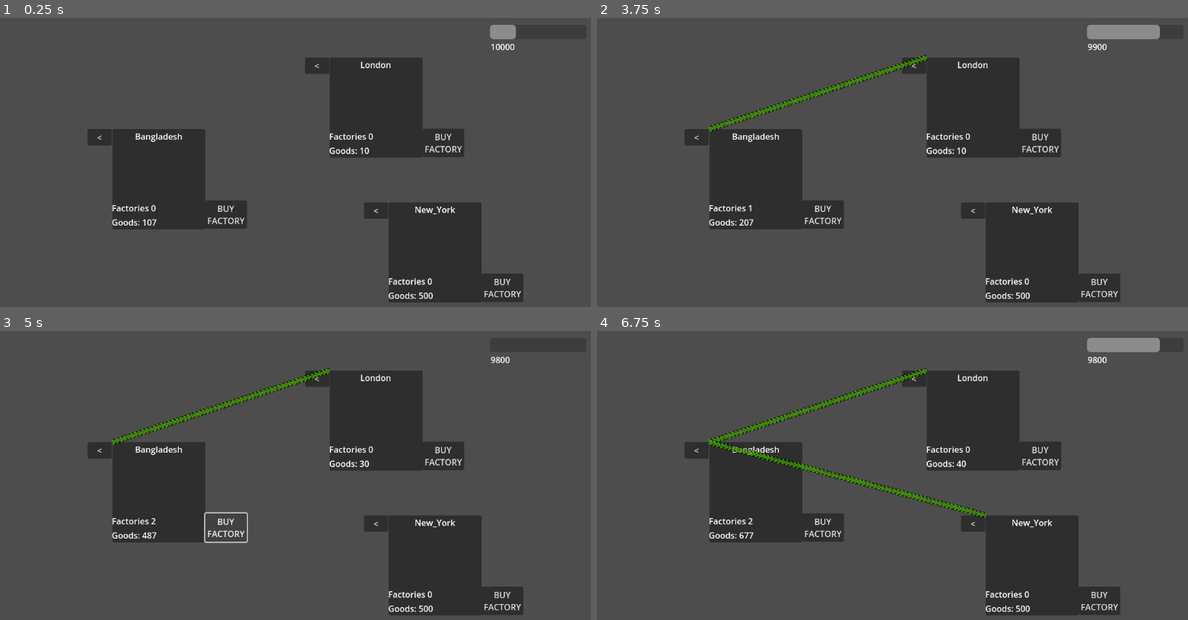
Above: before the commit, frames 1-4 (two rows, left to right).
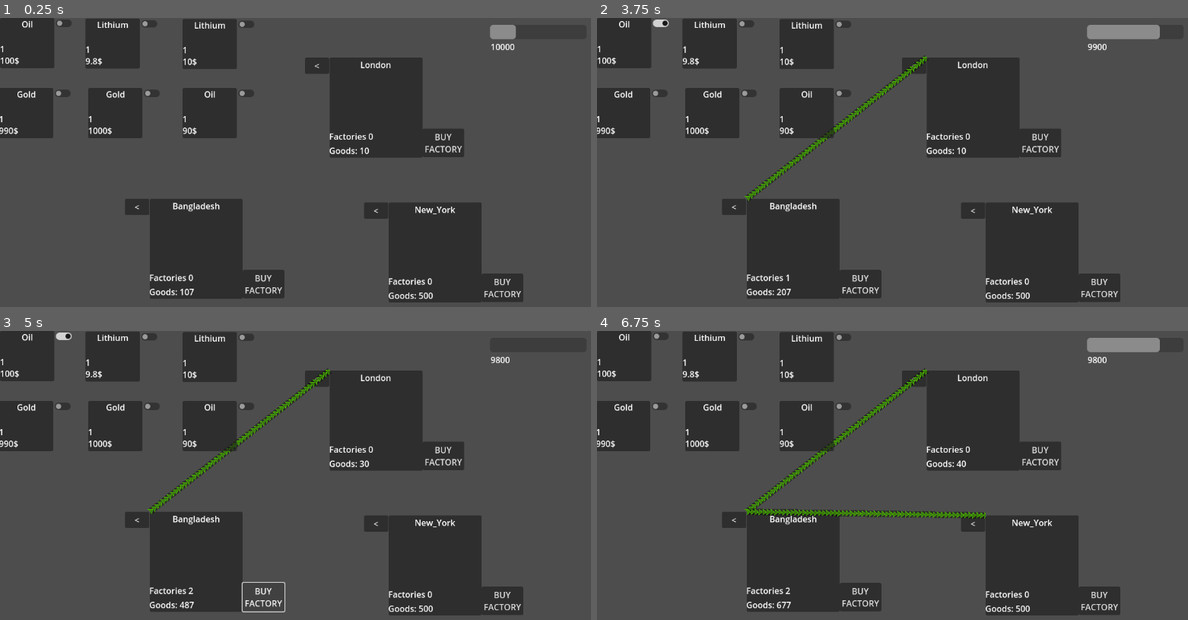
Above: after the commit, the same moments.

Repository: ysfcil/logistics_handler_prototypeing
Game: Godot game, scene res://main.tscn
Two runs of this game, one before a commit and one after it. Both use one fixed random seed, a clock stepped at 60 frames per second and the inputs below.
Inputs (mouse positions are in pixels of both pictures, inside the frame that each line leads up to):
- Up to frame 1 (0.25 s): no input
- Up to frame 2 (3.75 s): click (662, 23) at 0.52 s; click "<" at 1.25 s; click "BUY FACTORY" at 2 s; click "<" at 2.75 s; click ">" at 3.5 s
- Up to frame 3 (5 s): click "BUY FACTORY" at 4.25 s
- Up to frame 4 (6.75 s): click (662, 336) at 5.02 s; click "<" at 5.75 s; click ">" at 6.5 s

The runs differ from the first frame. In frame 1, 18% of the frame differs, in the area x 0-49%, y 0-98%; in frame 2, 19%; in frame 3, 18%; in frame 4, 20%, in the area x 0-66%, y 0-98%.

Commit message:
Resource to Logistics
I connected the resource maneger to logistics maneger

Diff:
--- a/Resource_maneger.gd
+++ /dev/null
@@ -1,11 +0,0 @@
-extends Node
-var resource_Type = ["Oil", "Lithium", "Gold"]
-var resource_price = [10, 100, 1000]
-# Called when the node enters the scene tree for the first time.
-func _ready():
-	pass # Replace with function body.
-
-
-# Called every frame. 'delta' is the elapsed time since the previous frame.
-func _process(delta):
-	pass
--- a/Resource_maneger.tscn
+++ b/Resource_maneger.tscn
@@ -1,20 +1,20 @@
 [gd_scene load_steps=3 format=3 uid="uid://bais17l2hrh3q"]
 
 [ext_resource type="PackedScene" uid="uid://cy32wxlfh0ndk" path="res://raw_resource.tscn" id="1_0cd3w"]
-[ext_resource type="Script" path="res://Resource_maneger.gd" id="1_aooen"]
+[ext_resource type="Script" path="res://Scripts/Resource_maneger.gd" id="1_aooen"]
 
 [node name="raw_resources" type="Node"]
 script = ExtResource("1_aooen")
 
-[node name="Raw_resource" parent="." instance=ExtResource("1_0cd3w")]
+[node name="Oil1" parent="." instance=ExtResource("1_0cd3w")]
 
-[node name="Raw_resource2" parent="." instance=ExtResource("1_0cd3w")]
+[node name="Oil2" parent="." instance=ExtResource("1_0cd3w")]
 offset_left = 346.0
 offset_top = 133.0
 offset_right = 449.0
 offset_bottom = 228.0
 
-[node name="Raw_resource3" parent="." instance=ExtResource("1_0cd3w")]
+[node name="Lithium1" parent="." instance=ExtResource("1_0cd3w")]
 offset_left = 346.0
 offset_top = 2.0
 offset_right = 449.0
@@ -22,7 +22,7 @@
 is_oil = false
 is_Lithium = true
 
-[node name="Raw_resource4" parent="." instance=ExtResource("1_0cd3w")]
+[node name="Lithium2" parent="." instance=ExtResource("1_0cd3w")]
 offset_left = 162.0
 offset_top = 1.0
 offset_right = 265.0
@@ -30,7 +30,7 @@
 is_oil = false
 is_Lithium = true
 
-[node name="Raw_resource5" parent="." instance=ExtResource("1_0cd3w")]
+[node name="Gold1" parent="." instance=ExtResource("1_0cd3w")]
 offset_left = 167.0
 offset_top = 133.0
 offset_right = 270.0
@@ -38,10 +38,23 @@
 is_oil = false
 is_Gold = true
 
-[node name="Raw_resource6" parent="." instance=ExtResource("1_0cd3w")]
+[node name="Gold2" parent="." instance=ExtResource("1_0cd3w")]
 offset_left = -2.0
 offset_top = 133.0
 offset_right = 101.0
 offset_bottom = 228.0
 is_oil = false
 is_Gold = true
+
+[connection signal="resource_is_working" from="." to="Oil1" method="resource_is_working"]
+[connection signal="resource_is_working" from="." to="Oil2" method="resource_is_working"]
+[connection signal="resource_is_working" from="." to="Lithium1" method="resource_is_working"]
+[connection signal="resource_is_working" from="." to="Lithium2" method="resource_is_working"]
+[connection signal="resource_is_working" from="." to="Gold1" method="resource_is_working"]
+[connection signal="resource_is_working" from="." to="Gold2" method="resource_is_working"]
+[connection signal="resource_on" from="Oil1" to="." method="resource_on"]
+[connection signal="resource_on" from="Oil2" to="." method="resource_on"]
+[connection signal="resource_on" from="Lithium1" to="." method="resource_on"]
+[connection signal="resource_on" from="Lithium2" to="." method="resource_on"]
+[connection signal="resource_on" from="Gold1" to="." method="resource_on"]
+[connection signal="resource_on" from="Gold2" to="." method="resource_on"]
--- a/Scripts/Logistics_handler.gd
+++ b/Scripts/Logistics_handler.gd
@@ -9,6 +9,7 @@
 var Money
 @export var line_scene : PackedScene
 @export var transferred_amount = 10
+var resources = {}
 # Called when the node enters the scene tree for the first time.
 func _ready():
 	Money = 10000
@@ -63,3 +64,8 @@
 	print(Money)
 	factories_by_city[name_of_the_city] = factories_it_has
 	pass # Replace with function body.
+
+
+func resource_to_logistics(resource_):
+	resources = resource_
+	pass # Replace with function body.
--- a/Scripts/Raw_resource.gd
+++ b/Scripts/Raw_resource.gd
@@ -1,10 +1,12 @@
 extends Panel
+signal resource_on(name_)
 var resource_Type = ["Oil", "Lithium", "Gold"]
 @export var is_oil =false
 @export var is_Lithium=false
 @export var is_Gold=false
 var this_resource_is = []
-
+var my_price = 100.0
+var my_influence = 1.0
 # Called when the node enters the scene tree for the first time.
 func _ready():
 	if is_Lithium:
@@ -16,10 +18,24 @@
 	elif is_Gold:
 		this_resource_is.append(resource_Type[2])
 		$Resource_name.text = resource_Type[2]
-
 	pass # Replace with function body.
 
 
 # Called every frame. 'delta' is the elapsed time since the previous frame.
 func _process(delta):
+	$Price_per_unit.text = str(my_price, "$")
+	$influence.text = str(my_influence)
 	pass
+
+
+func resource_is_working(resource,influence, price):
+	if resource == name:
+		my_influence = influence
+		my_price = price
+
+	pass # Replace with function body.
+
+
+func _on_check_button_toggled(toggled_on):
+	resource_on.emit(name)
+	pass # Replace with function body.
--- /dev/null
+++ b/Scripts/Resource_maneger.gd
@@ -0,0 +1,23 @@
+extends Node
+signal resource_is_working(name_of_resource,influence, price)
+signal resource_to_logistics(resource_)
+var resource_Type = ["Oil", "Lithium", "Gold"]
+var resource_price = [10, 100, 1000]
+var resource_info = {"Oil1":[false,1, 100], "Lithium1":[false,1,10], "Gold1":[false,1,1000],"Oil2":[false,1,90], "Lithium2":[false,1,9.8], "Gold2":[false,1,990]}
+# Called when the node enters the scene tree for the first time.
+func _ready():
+	pass # Replace with function body.
+
+
+# Called every frame. 'delta' is the elapsed time since the previous frame.
+func _process(delta):
+	for resource in resource_info:
+		resource_is_working.emit(resource,resource_info[resource][1], resource_info[resource][2])
+		resource_to_logistics.emit(resource_info)
+
+
+
+
+func resource_on(name_):
+	resource_info[name_][0] = !resource_info[name_][0]
+	pass # Replace with function body.
--- a/logistics_handler.tscn
+++ b/logistics_handler.tscn
@@ -12,10 +12,10 @@
 anchors_preset = 1
 anchor_left = 1.0
 anchor_right = 1.0
-offset_left = -939.0
-offset_top = 211.0
-offset_right = -763.0
-offset_bottom = 401.0
+offset_left = -868.0
+offset_top = 343.0
+offset_right = -692.0
+offset_bottom = 533.0
 grow_horizontal = 0
 pivot_offset = Vector2(80, 106)
 
--- a/main.tscn
+++ b/main.tscn
@@ -1,8 +1,9 @@
-[gd_scene load_steps=4 format=3 uid="uid://bqhbhnxuprg4s"]
+[gd_scene load_steps=5 format=3 uid="uid://bqhbhnxuprg4s"]
 
 [ext_resource type="Script" path="res://Sprites/main_script.gd" id="1_1lj1s"]
 [ext_resource type="Script" path="res://Scripts/Timer_script.gd" id="1_frvny"]
 [ext_resource type="PackedScene" uid="uid://qqhiwdugqlmd" path="res://logistics_handler.tscn" id="2_gwgwm"]
+[ext_resource type="PackedScene" uid="uid://bais17l2hrh3q" path="res://Resource_maneger.tscn" id="4_q4web"]
 
 [node name="Main" type="Node2D"]
 script = ExtResource("1_1lj1s")
@@ -26,4 +27,10 @@
 
 [node name="Logistics_handler" parent="." instance=ExtResource("2_gwgwm")]
 
+[node name="raw_resources" parent="." instance=ExtResource("4_q4web")]
+
 [connection signal="timeout" from="Timer" to="Logistics_handler" method="_on_timer_timeout"]
+[connection signal="connection_created" from="Logistics_handler" to="Logistics_handler/Bangladesh" method="connection_created"]
+[connection signal="connection_created" from="Logistics_handler" to="Logistics_handler/London" method="connection_created"]
+[connection signal="connection_created" from="Logistics_handler" to="Logistics_handler/New_York" method="connection_created"]
+[connection signal="resource_to_logistics" from="raw_resources" to="Logistics_handler" method="resource_to_logistics"]
--- a/raw_resource.tscn
+++ b/raw_resource.tscn
@@ -16,7 +16,7 @@
 
 [node name="Price_per_unit" type="Label" parent="."]
 layout_mode = 0
-offset_top = 47.0
+offset_top = 69.0
 offset_right = 101.0
 offset_bottom = 93.0
 
@@ -26,3 +26,11 @@
 offset_top = -2.0
 offset_right = 143.0
 offset_bottom = 22.0
+
+[node name="influence" type="Label" parent="."]
+layout_mode = 0
+offset_top = 47.0
+offset_right = 102.0
+offset_bottom = 70.0
+
+[connection signal="toggled" from="CheckButton" to="." method="_on_check_button_toggled"]
